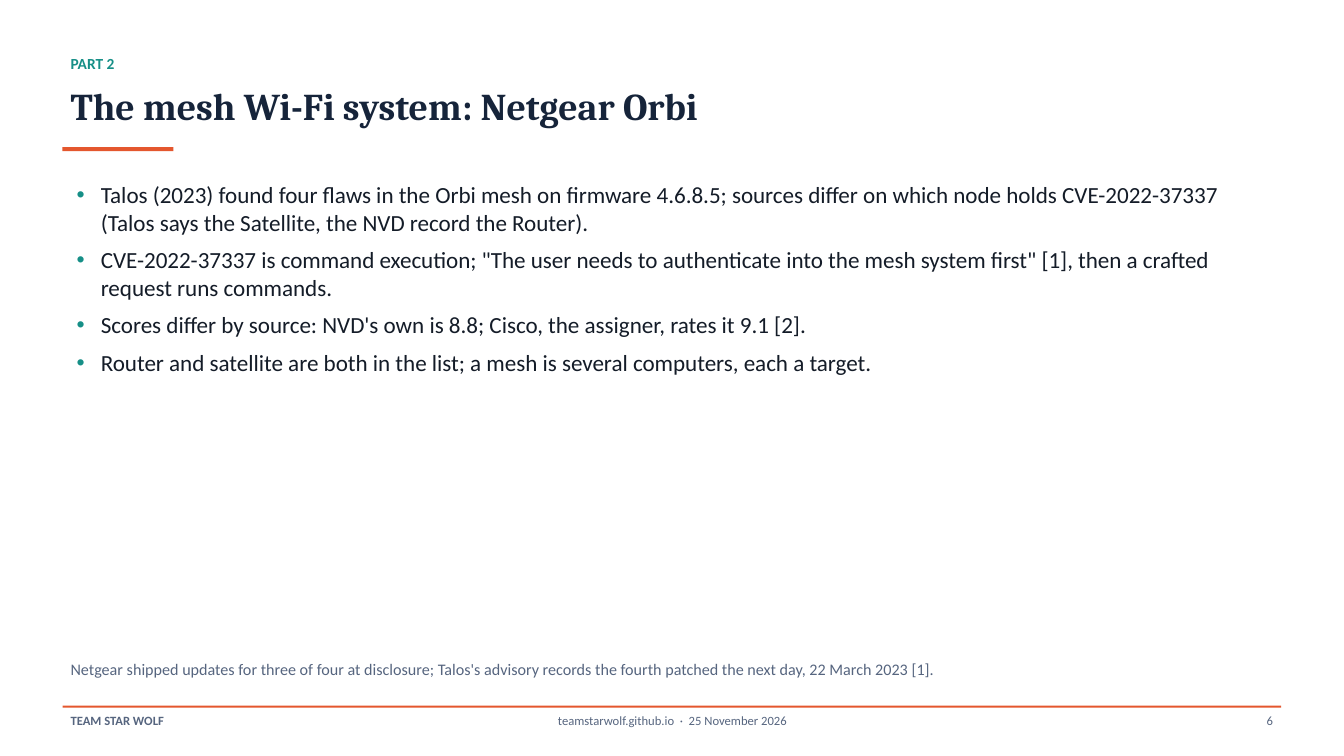
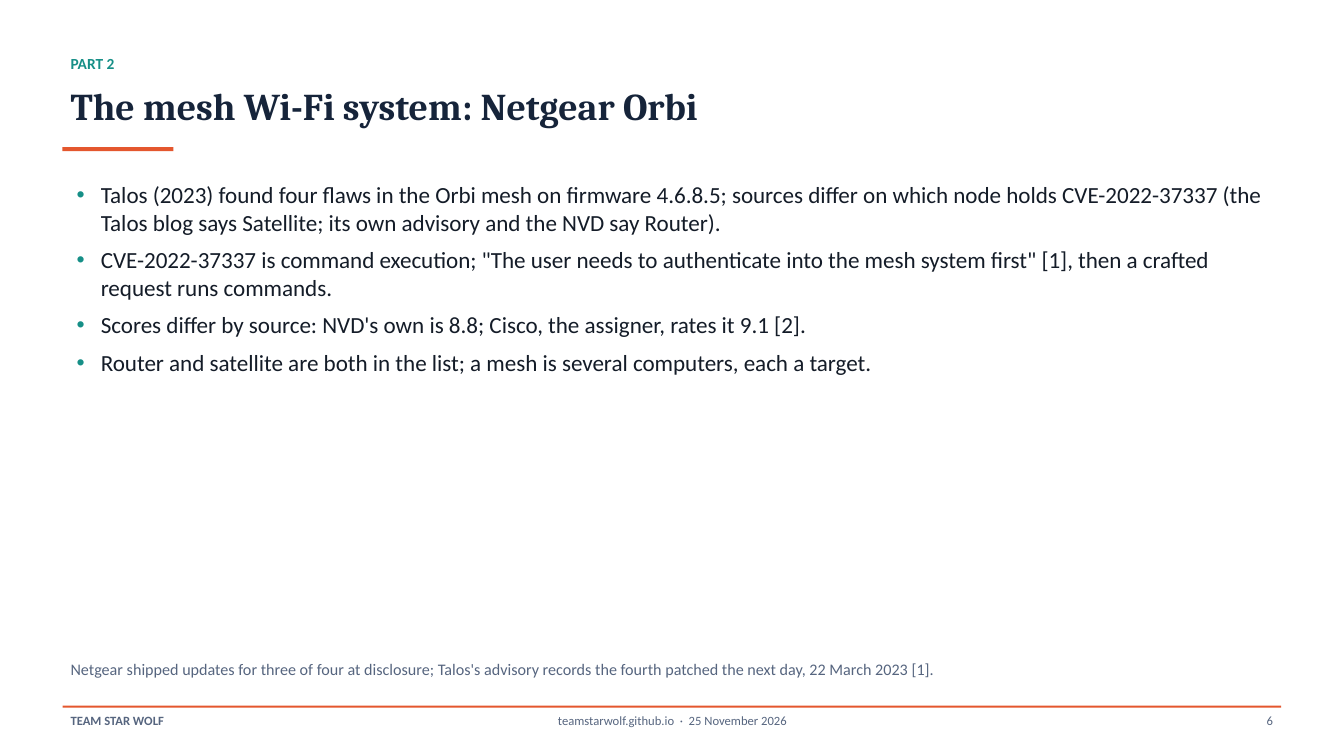
Before and after one commit to TeamStarWolf/TeamStarWolf, a slide deck: slide 6 of case-studies/slides/Mesh_Thread_Home_Network_Case_Study.pptx. Drawn at 1344x756 pixels with LibreOffice and Linux fonts; fonts in the diff are those of the drawing. Boxes give left, top, right and bottom in pixels: in the first picture for what was removed or moved away, otherwise in the second. Text is boxed around its words. In the diff, an @@ line names an element or a change of style, - is before the commit and + after.

```diff
--- a/case-studies/slides/Mesh_Thread_Home_Network_Case_Study.pptx
+++ b/case-studies/slides/Mesh_Thread_Home_Network_Case_Study.pptx
@@ text at [101,186,1261,235]: text changed @@
-• Talos (2023) found four flaws in the Orbi mesh on firmware 4.6.8.5; sources differ on which node holds CVE-2022-37337 (Talos says the Satellite, the NVD record the Router).
+• Talos (2023) found four flaws in the Orbi mesh on firmware 4.6.8.5; sources differ on which node holds CVE-2022-37337 (the Talos blog says Satellite; its own advisory and the NVD say Router).
```
Also in this commit, not shown: 3 other files.
